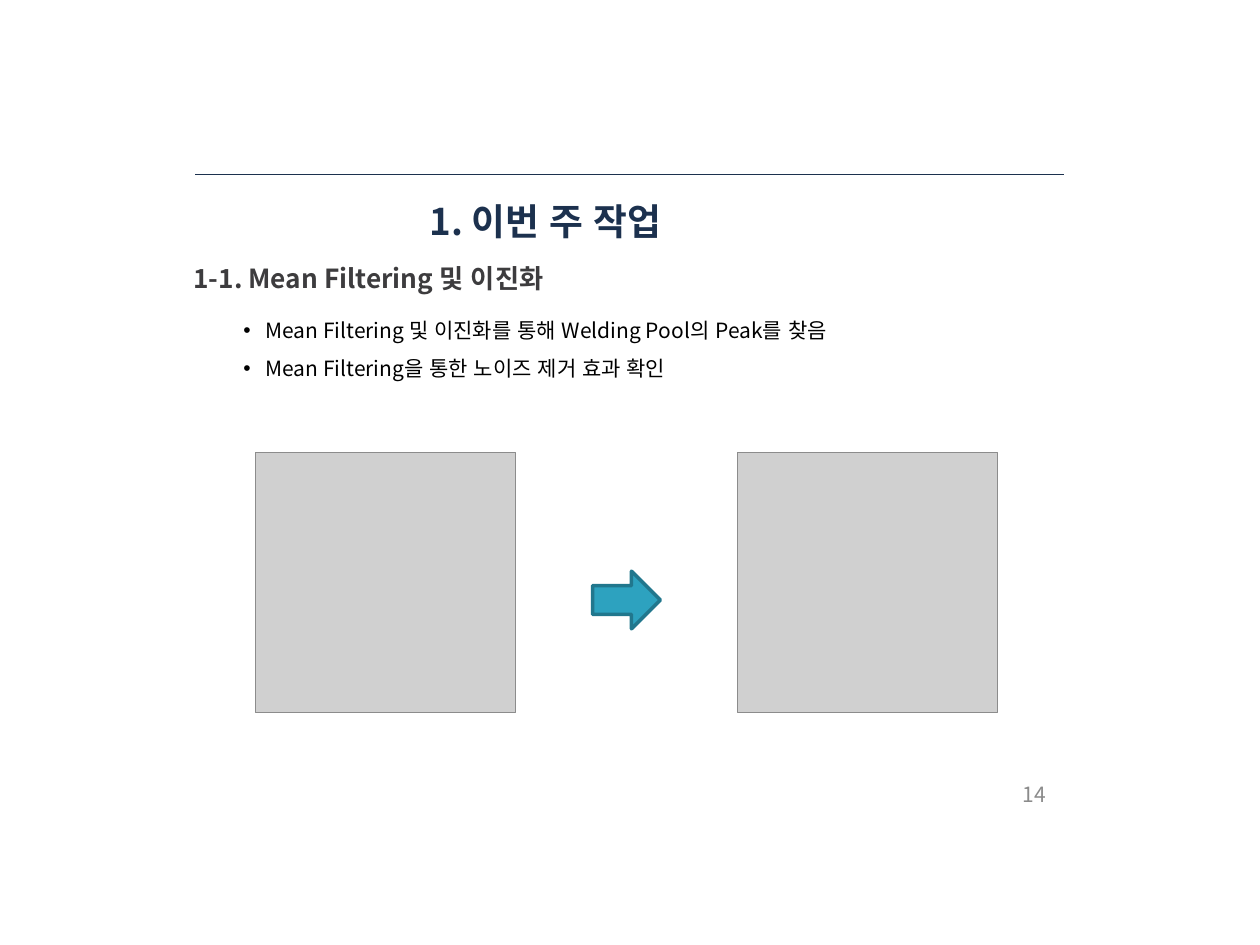
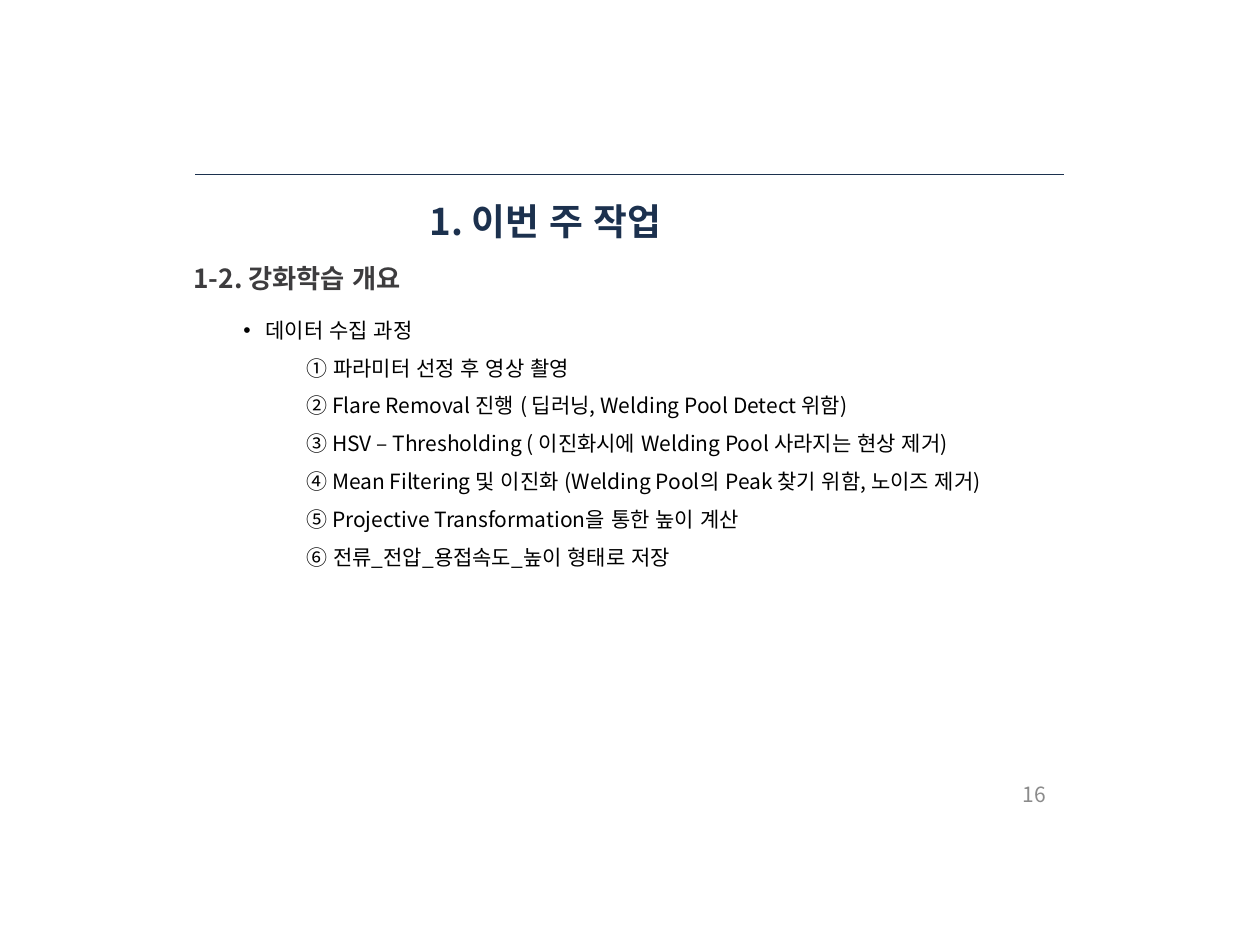
Before and after one commit to ssh6189/2022.03.12, a slide deck: slide 16 of 2022년 3월 12일 용접자동화로봇.pptx (slide 14 before the commit). Drawn at 1260x945 pixels with LibreOffice and Linux fonts; fonts in the diff are those of the drawing; grey boxes stand for pictures. Boxes give left, top, right and bottom in pixels: in the first picture for what was removed or moved away, otherwise in the second. Text is boxed around its words. In the diff, an @@ line names an element or a change of style, - is before the commit and + after.

Commit message:
2022년 3월 12일

```diff
--- a/2022년 3월 12일 용접자동화로봇.pptx
+++ b/2022년 3월 12일 용접자동화로봇.pptx
@@ text at [193,266,400,291]: text changed @@
-1-1. Mean Filtering 및 이진화
+1-2. 강화학습 개요
@@ text at [266,320,981,568]: text changed @@
-• Mean Filtering 및 이진화를 통해 Welding Pool의 Peak를 찾음
-• Mean Filtering을 통한 노이즈 제거 효과 확인
+• 데이터 수집 과정
+  ① 파라미터 선정 후 영상 촬영
+  ② Flare Removal 진행 ( 딥러닝, Welding Pool Detect 위함)
+  ③ HSV – Thresholding ( 이진화시에 Welding Pool 사라지는 현상 제거)
+  ④ Mean Filtering 및 이진화 (Welding Pool의 Peak 찾기 위함, 노이즈 제거)
+  ⑤ Projective Transformation을 통한 높이 계산
+  ⑥ 전류_전압_용접속도_높이 형태로 저장
@@ picture removed at [256,452,517,713] @@
@@ picture removed at [737,452,998,713] @@
@@ right arrow removed at [592,571,660,629] @@
@@ page number at [1023,786,1046,802]: text changed @@
-14
+16
```
Also in this commit, not shown: 1 other slide changed, 7 slides added, 3 slides removed.
